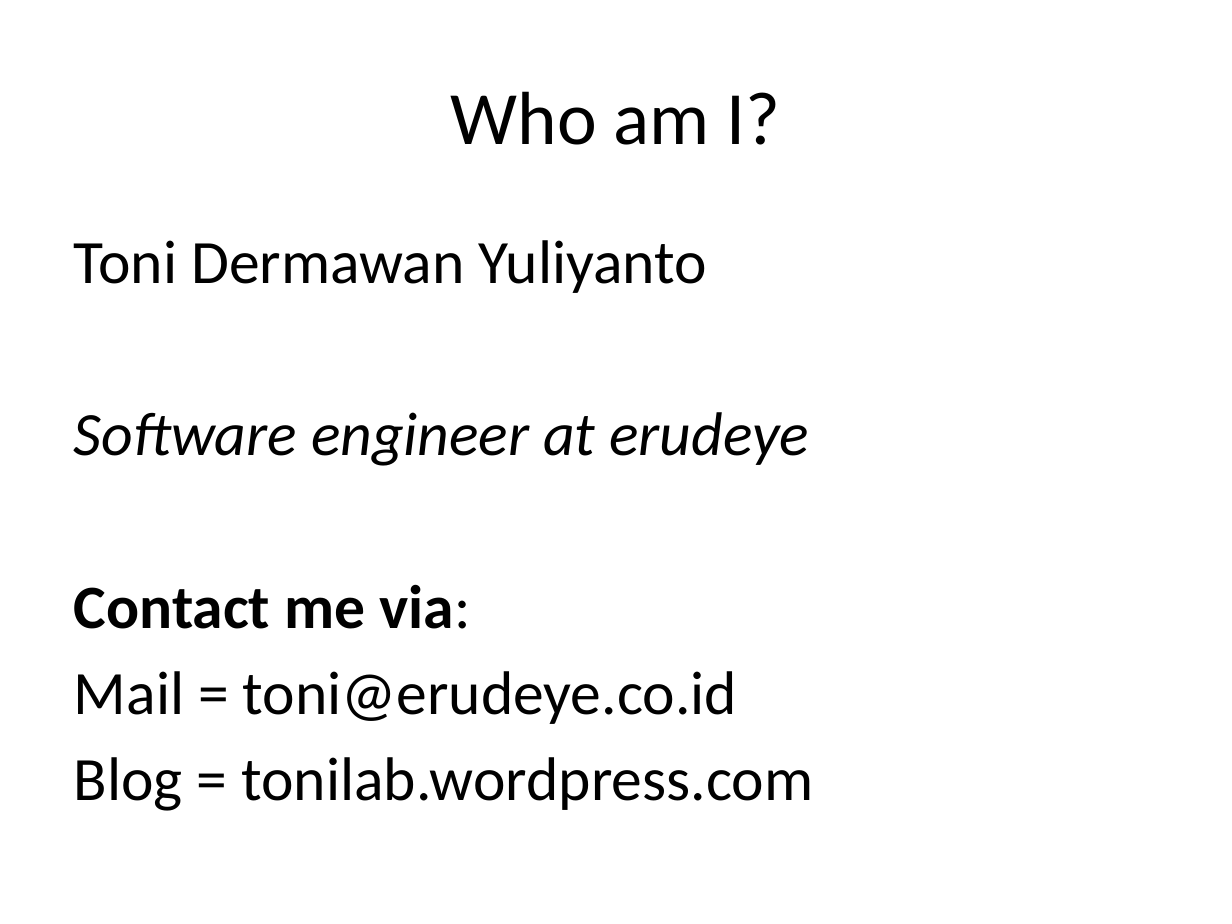
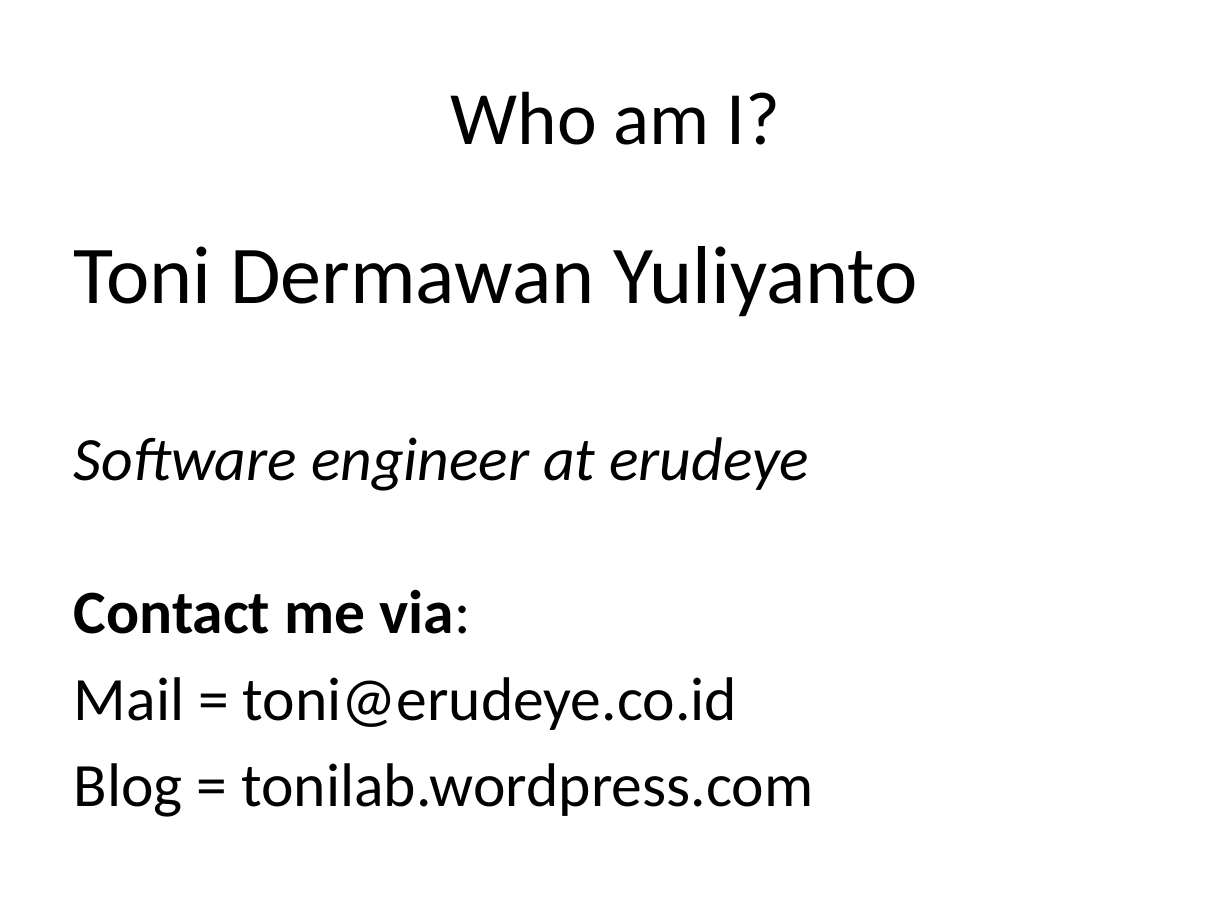
Before and after one commit to tonidy/LightSwitchFiles, a slide deck: slide 2 of LightSwitchAppsPublishing-toni.pptx. Drawn at 1232x924 pixels with LibreOffice and Linux fonts; fonts in the diff are those of the drawing. Boxes give left, top, right and bottom in pixels: in the first picture for what was removed or moved away, otherwise in the second. Text is boxed around its words. In the diff, an @@ line names an element or a change of style, - is before the commit and + after.

```diff
--- a/LightSwitchAppsPublishing-toni.pptx
+++ b/LightSwitchAppsPublishing-toni.pptx
@@ text at <box>74,246,918,317</box>: size 36 to 48 pt in "Toni Dermawan Yuliyanto"; more space between paragraphs @@
```
Also in this commit, not shown: 5 other slides changed, 1 slide added, 1 slide removed, 1 other file.
